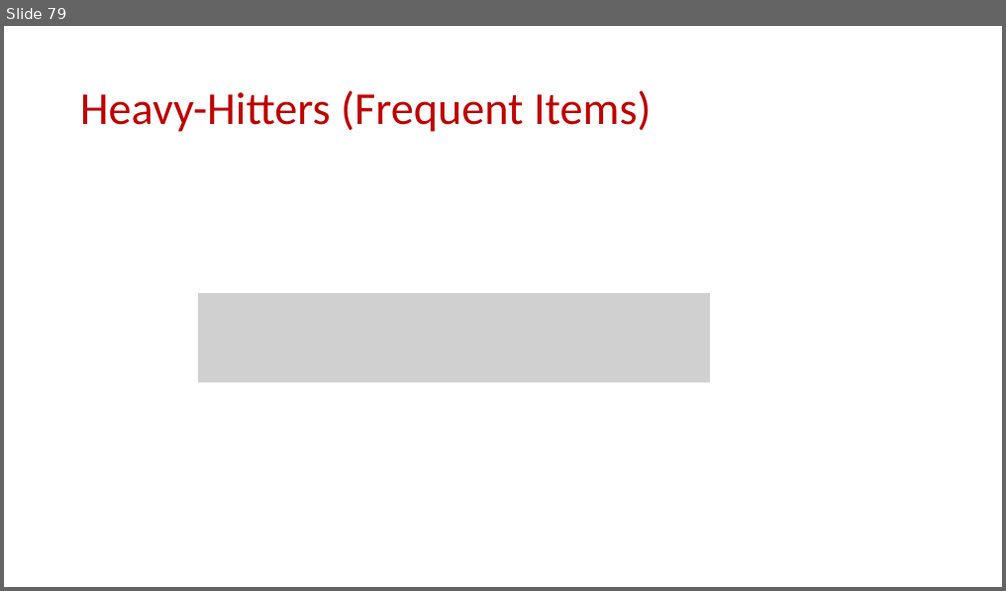
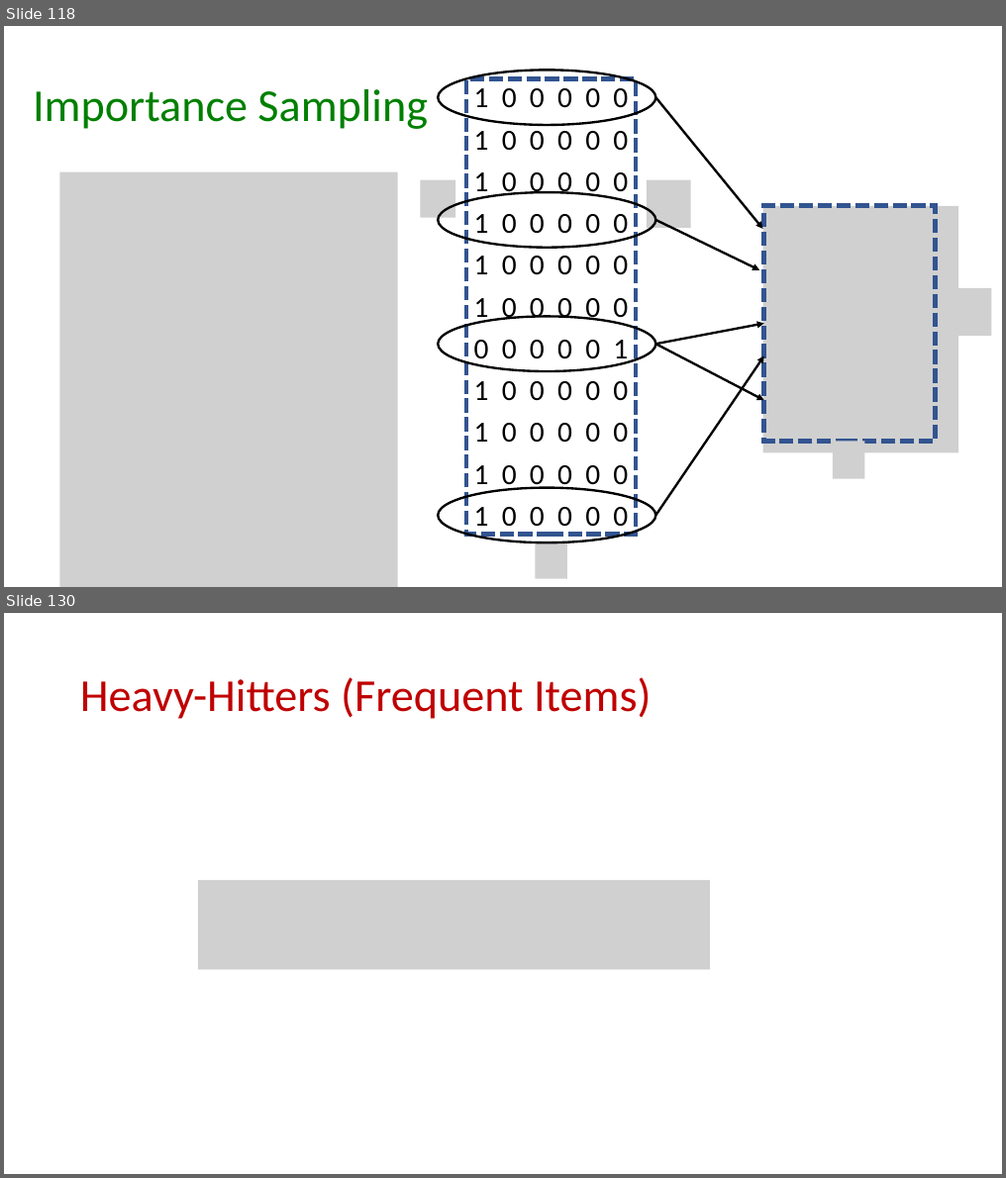
Before and after one commit to samsonzhou/samsonzhou.github.io, a slide deck: CSCE689-23/L15.pptx. Shown one above the other, each under a label of ours: slide 79 before the commit, slides 118 and 130 after it; the slides between them are not shown. The pictures are 1006x591 and 1006x1178 pixels, drawn with LibreOffice and Linux fonts; fonts in the diff are those of the drawing; grey boxes stand for pictures. Boxes give left, top, right and bottom in pixels: in the first picture for what was removed or moved away, otherwise in the second. Text is boxed around its words. In the diff, an @@ line names an element or a change of style, - is before the commit and + after.

```diff
--- a/CSCE689-23/L15.pptx
+++ b/CSCE689-23/L15.pptx
@@ slide 118 added at <box>4,26,1002,587</box>, background #FFFFFF @@
@@ ellipse added at <box>439,71,656,126</box>, outline #000000 2.25 pt @@
@@ rectangle added at <box>466,79,636,534</box>, outline #325491 4.5 pt dashed @@
@@ title added at <box>33,89,428,129</box>, 44 pt, text #008000 @@
+Importance Sampling
@@ text added at <box>474,88,628,533</box>, 28 pt, text #000000 @@
+1 0 0 0 0 0
+1 0 0 0 0 0
+1 0 0 0 0 0
+1 0 0 0 0 0
+1 0 0 0 0 0
+1 0 0 0 0 0
+0 0 0 0 0 1
+1 0 0 0 0 0
+1 0 0 0 0 0
+1 0 0 0 0 0
+1 0 0 0 0 0
@@ arrow added from (656, 97) to (763, 229), #000000 2.25 pt @@
@@ picture added at <box>60,172,398,587</box> @@
@@ picture added at <box>420,180,456,218</box> @@
@@ ellipse added at <box>439,192,656,248</box>, outline #000000 2.25 pt @@
@@ picture added at <box>647,180,690,228</box> @@
@@ arrow added from (656, 220) to (760, 271), #000000 2.25 pt @@
@@ picture added at <box>763,206,958,454</box> @@
@@ rectangle added at <box>764,205,936,442</box>, outline #325491 4.5 pt dashed @@
@@ picture added at <box>939,288,991,336</box> @@
@@ ellipse added at <box>439,316,656,372</box>, outline #000000 2.25 pt @@
@@ arrow added from (656, 344) to (764, 400), #000000 2.25 pt @@
@@ arrow added from (656, 344) to (764, 324), #000000 2.25 pt @@
@@ arrow added from (656, 516) to (764, 356), #000000 2.25 pt @@
@@ picture added at <box>833,442,865,478</box> @@
@@ ellipse added at <box>439,488,656,544</box>, outline #000000 2.25 pt @@
@@ picture added at <box>535,542,567,579</box> @@
@@ what was slide 79 is now slide 130 @@
```
Also in this commit, not shown: 50 other slides added.
